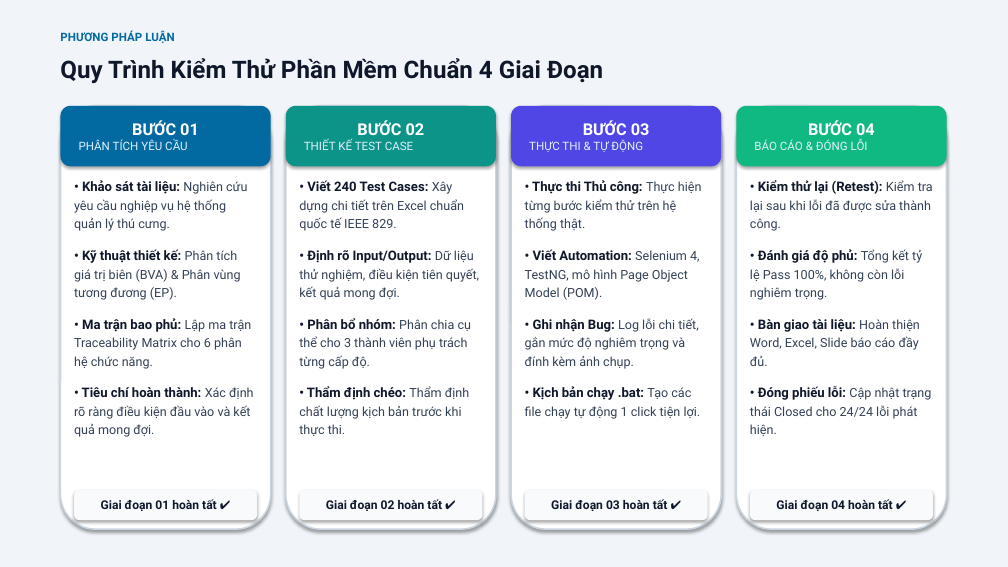
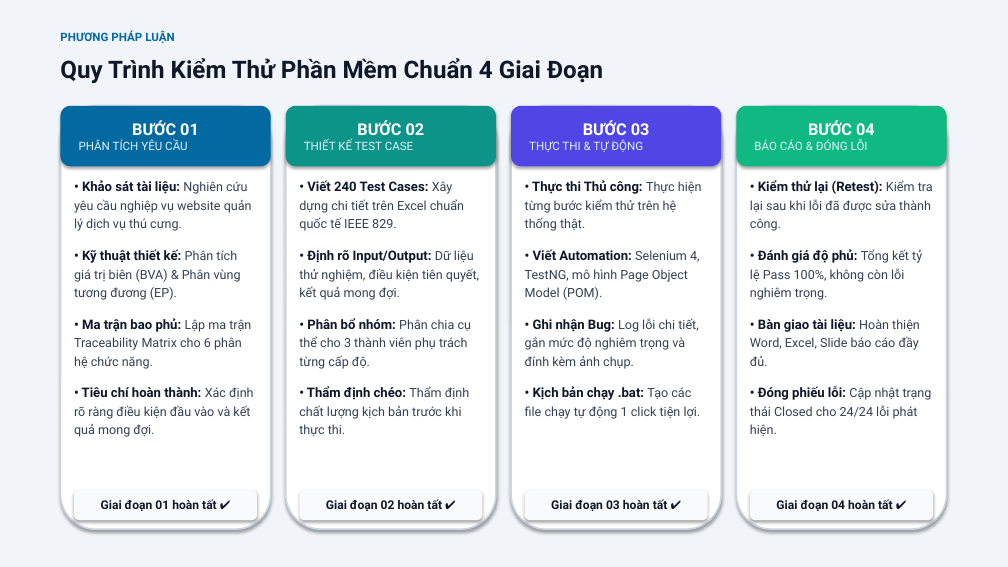
Before and after one commit to xuanmanh398/KiemThuPhanMem, a slide deck: slide 4 of BaoCao/Slide_BaoCao_DeTai4_Nhom9.pptx. Drawn at 1008x567 pixels with LibreOffice and Linux fonts; fonts in the diff are those of the drawing. Boxes give left, top, right and bottom in pixels: in the first picture for what was removed or moved away, otherwise in the second. Text is boxed around its words. In the diff, an @@ line names an element or a change of style, - is before the commit and + after.

Commit message:
fix(slides): update official topic title to 'Kiểm thử website quản lý cửa hàng dịch vụ thú cưng'

```diff
--- a/BaoCao/Slide_BaoCao_DeTai4_Nhom9.pptx
+++ b/BaoCao/Slide_BaoCao_DeTai4_Nhom9.pptx
@@ text at [74, 180, 252, 231]: text changed @@
-• Khảo sát tài liệu: Nghiên cứu yêu cầu nghiệp vụ hệ thống quản lý thú cưng.
+• Khảo sát tài liệu: Nghiên cứu yêu cầu nghiệp vụ website quản lý dịch vụ thú cưng.
```
Also in this commit, not shown: 4 other slides changed.
